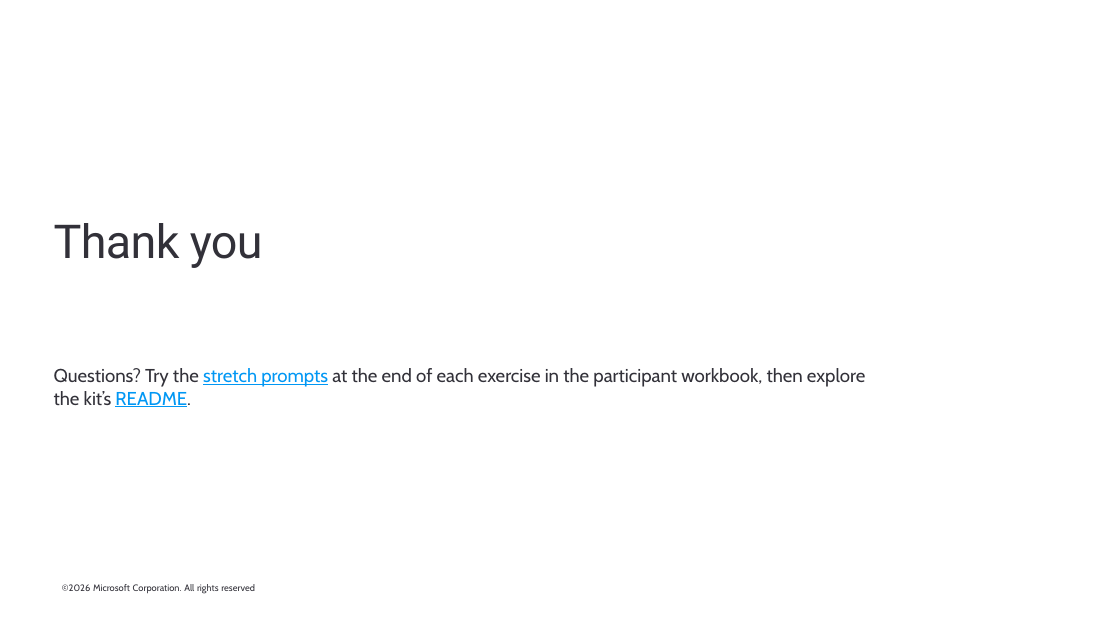
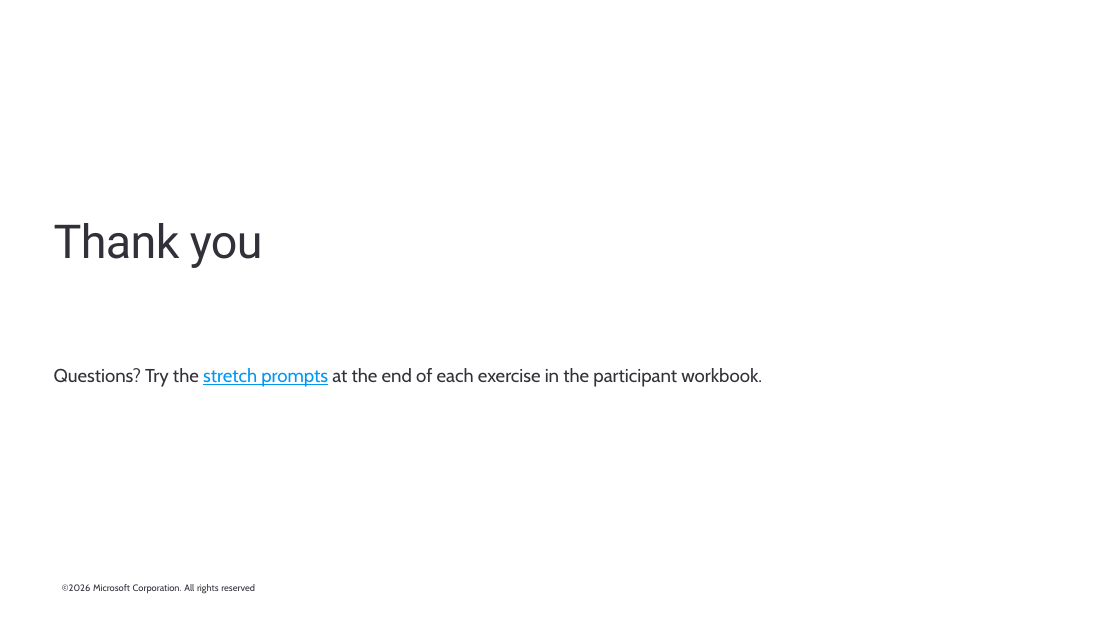
Before and after one commit to ragage/ai_hr_cowork_workshop, a slide deck: slide 51 of instructor/instructor-deck.pptx (slide 58 before the commit). Drawn at 1120x630 pixels with LibreOffice and Linux fonts; fonts in the diff are those of the drawing; background and template pictures are left out. Boxes give left, top, right and bottom in pixels: in the first picture for what was removed or moved away, otherwise in the second. Text is boxed around its words. In the diff, an @@ line names an element or a change of style, - is before the commit and + after.

```diff
--- a/instructor/instructor-deck.pptx
+++ b/instructor/instructor-deck.pptx
@@ text at [54, 368, 762, 387]: text changed @@
-Questions? Try the stretch prompts at the end of each exercise in the participant workbook, then explore the kit’s README.
+Questions? Try the stretch prompts at the end of each exercise in the participant workbook.
```
Also in this commit, not shown: 1 other slide changed, 5 other files.
